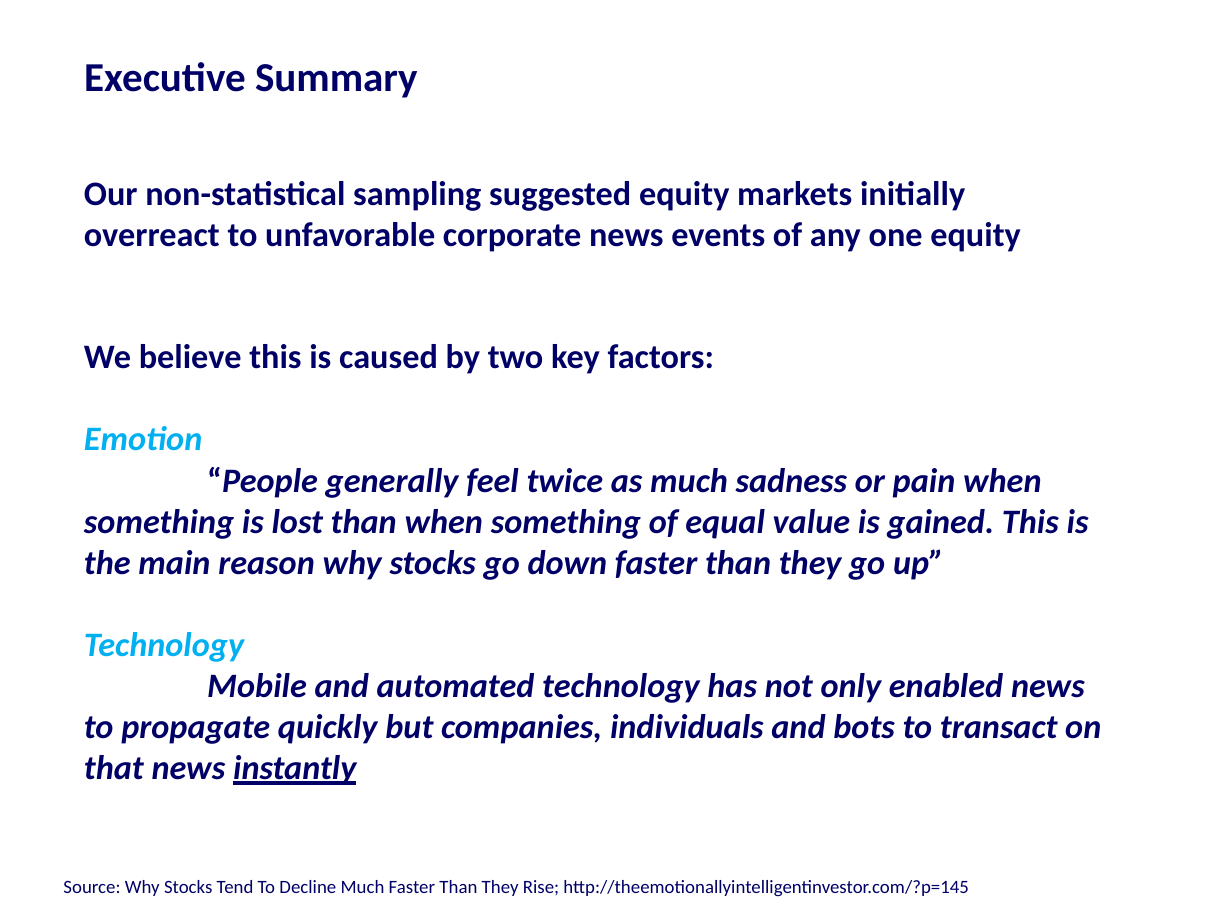
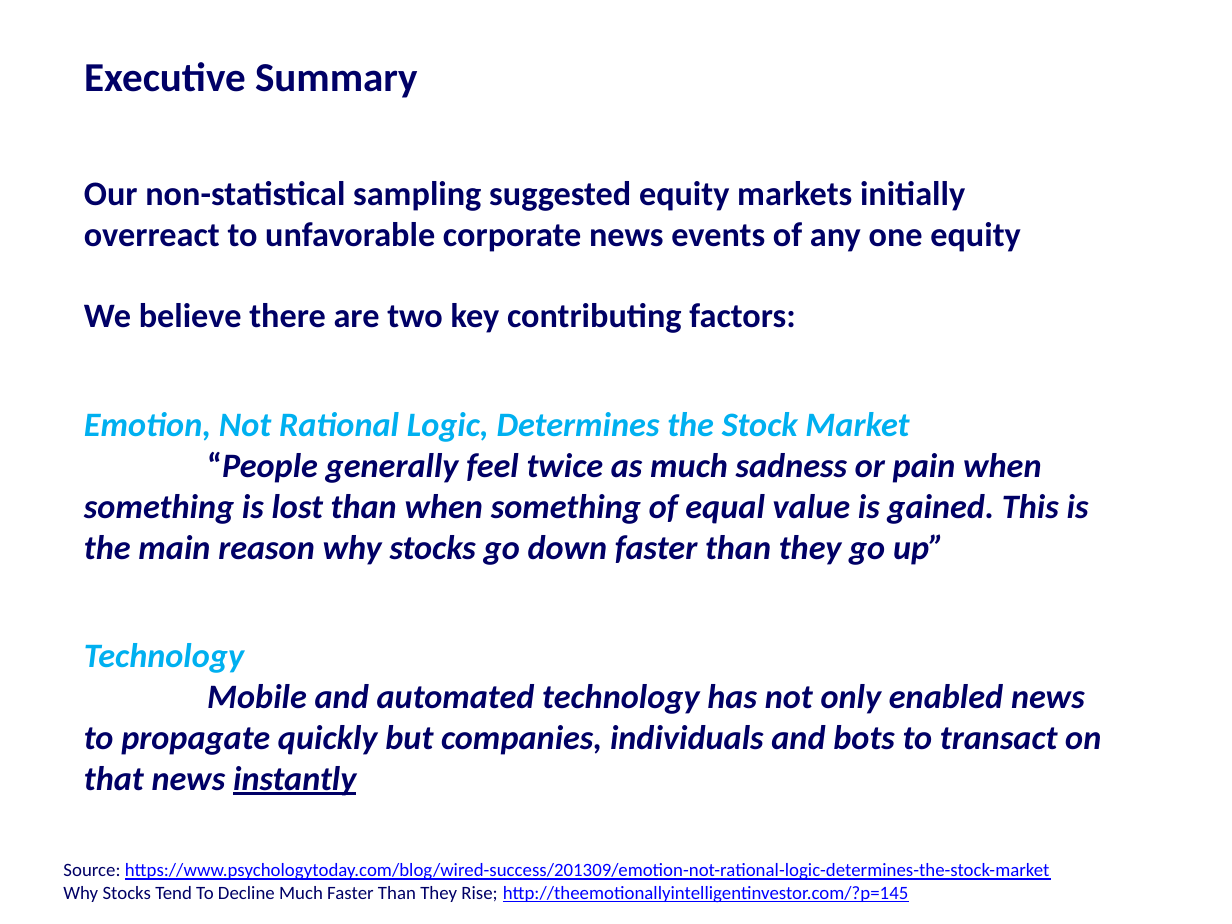
Before and after one commit to harshil753/Bounce_Back, a slide deck: slide 2 of Bounce_Back 24012018v1.pptx. Drawn at 1232x924 pixels with LibreOffice and Linux fonts; fonts in the diff are those of the drawing. Boxes give left, top, right and bottom in pixels: in the first picture for what was removed or moved away, otherwise in the second. Text is boxed around its words. In the diff, an @@ line names an element or a change of style, - is before the commit and + after.

Commit message:
updated ppt

```diff
--- a/Bounce_Back 24012018v1.pptx
+++ b/Bounce_Back 24012018v1.pptx
@@ text added at <box>84,303,795,333</box>, 20 pt, text #000066, bold @@
+We believe there are two key contributing factors:
@@ text at <box>84,344,1089,580</box>: paragraphs removed @@
-We believe this is caused by two key factors:
-Emotion
-“People generally feel twice as much sadness or pain when something is lost than when something of equal value is gained. This is the main reason why stocks go down faster than they go up”
@@ text added at <box>84,412,1089,565</box>, 20 pt, text #000066, bold, italic @@
+Emotion, Not Rational Logic, Determines the Stock Market
+“People generally feel twice as much sadness or pain when something is lost than when something of equal value is gained. This is the main reason why stocks go down faster than they go up”
@@ text "Technology": place and size @@
-text "Technology" at <box>84,344,1101,785</box>
+text "Technology" at <box>84,643,1101,796</box>
@@ text at <box>63,863,1050,903</box>: text changed; text colour #000066 to #0000FF @@
-Source: Why Stocks Tend To Decline Much Faster Than They Rise; http://theemotionallyintelligentinvestor.com/?p=145
+Source: https://www.psychologytoday.com/blog/wired-success/201309/emotion-not-rational-logic-determines-the-stock-market
+Why Stocks Tend To Decline Much Faster Than They Rise; http://theemotionallyintelligentinvestor.com/?p=145
```
Also in this commit, not shown: 5 other slides changed, 2 slides added.
